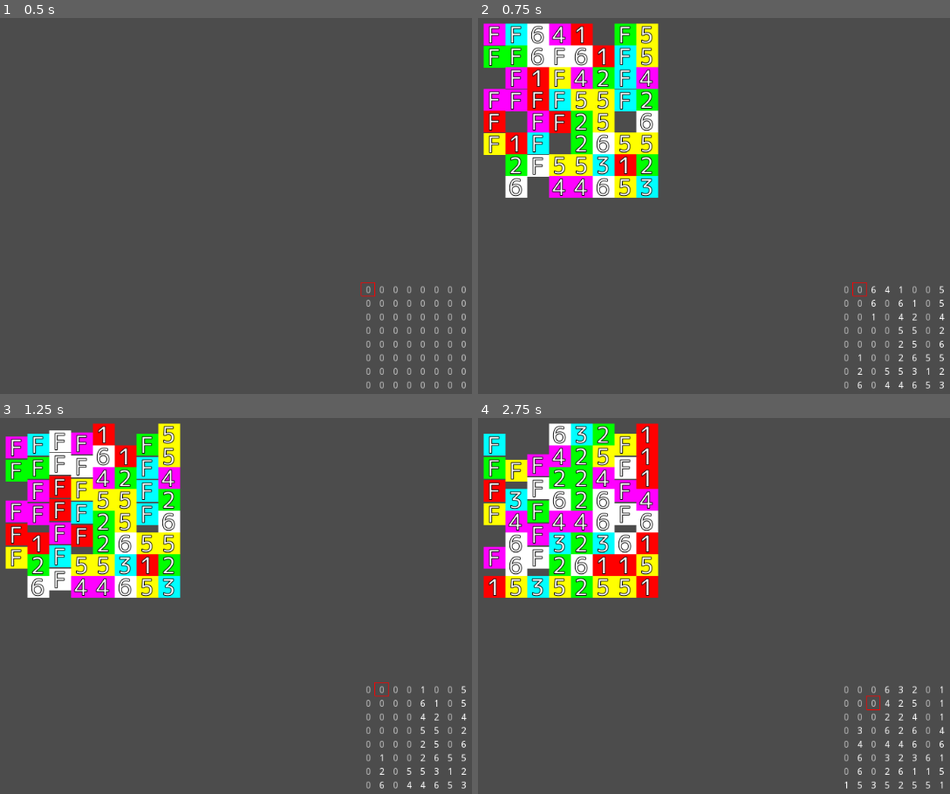
Above: before the commit, frames 1-4 (two rows, left to right).
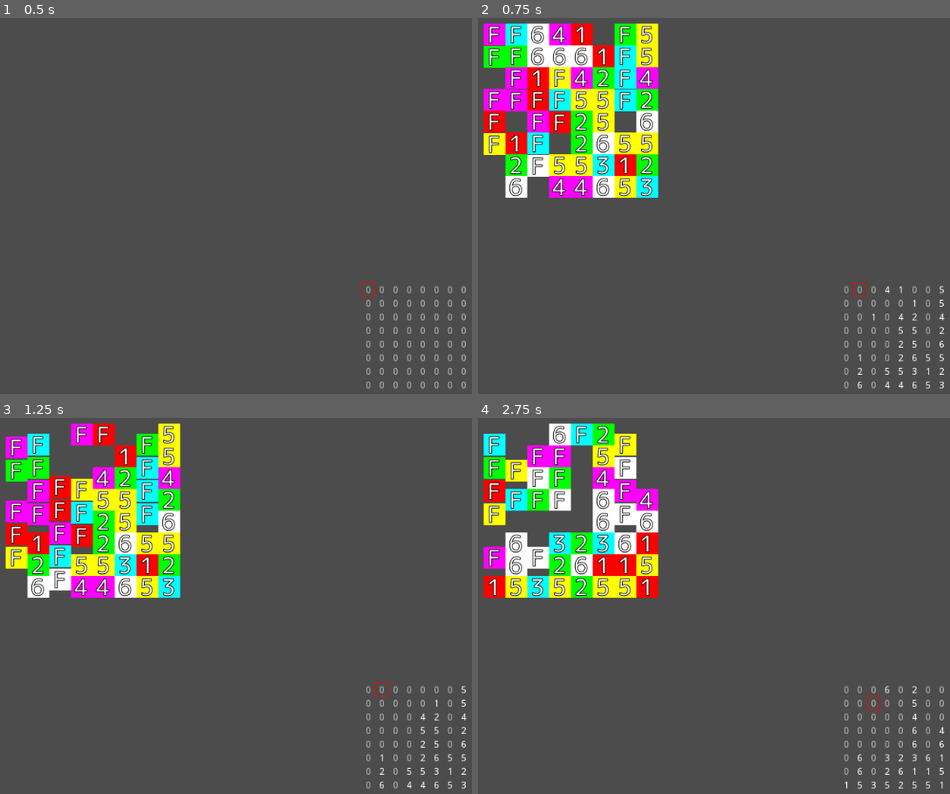
Above: after the commit, the same moments.

Repository: syun77/gd_match3
Game: Godot game, scene res://Main.tscn
Two runs of this game, one before a commit and one after it. Both use one fixed random seed, a clock stepped at 60 frames per second and the inputs below.
Inputs:
- Up to frame 1 (0.5 s): no input
- Up to frame 2 (0.75 s): tap Enter at 0.5 s; hold Right (ui_right) from 0.53 s (still down); tap R (ui_r) at 0.6 s
- Up to frame 3 (1.25 s): keep holding Right (ui_right)
- Up to frame 4 (2.75 s): release Right (ui_right) at 1.28 s; hold Down (ui_down) 1.28-2.03 s; tap R (ui_r) at 1.35, 2.1 s; hold Right (ui_right) from 2.03 s (still down)

Frame 1 is identical in both runs. In frame 2, 0.1% of the frame differs, in the area x 15-91%, y 7-77%; in frame 3, 1.5%; in frame 4, 4.0%, in the area x 5-99%, y 1-88%.

Commit message:
消去を実装

Diff:
--- a/TestMatch3/FieldMgr.gd
+++ b/TestMatch3/FieldMgr.gd
@@ -18,8 +18,8 @@
 # ----------------------------------------
 # メンバ変数.
 # ----------------------------------------
-var _field = Array2.new(WIDTH, HEIGHT)
-var _tiles = []
+var _field  = Array2.new(WIDTH, HEIGHT)
+var _tiles  = []
 
 onready var _layer = $Layer
 
@@ -27,6 +27,14 @@
 # メンバ関数.
 # ----------------------------------------
 func _process(_delta: float) -> void:
+
+	# 消滅したタイルを消しておく.
+	var tmp = []
+	for tile in _tiles:
+		if is_instance_valid(tile):
+			# 有効なタイルのみ追加
+			tmp.append(tile)
+	_tiles = tmp
 
 	# いったん初期化.
 	_field.fill(Array2.EMPTY)
@@ -40,6 +48,21 @@
 		var num = tile.get_id()
 		_field.setv(int(px), int(py), num)
 
+	# 消去リストを取得する.
+	var erase_list = check_erase()
+
+	# 消去実行.
+	for idx in erase_list:
+		var x = _field.to_x(idx)
+		var y = _field.to_y(idx)
+		var n = _field.getv(x, y)
+		print("erase[%d]: (x, y) = (%d, %d)"%[n, x, y])
+		_field.set_idx(idx, Array2.EMPTY)
+
+		# 消滅開始.
+		var tile = search_tile(x, y)
+		tile.start_vanish()
+
 func getv(i:int, j:int) -> int:
 	return _field.getv(i, j)
 
@@ -52,6 +75,19 @@
 			return true
 
 	return false
+
+# 指定の位置にあるタイルを探す.
+func search_tile(i:int, j:int) -> TileObj:
+	for tile in _tiles:
+		if tile.is_standby() == false:
+			continue
+
+		if tile.is_same_pos(i, j) == true:
+			# 座標が一致.
+			return tile
+
+	# 見つからなかった.
+	return null
 
 func _create_tile(id:int, x:int, y:int) -> void:
 	var tile = TileObj.instance()
@@ -73,13 +109,16 @@
 		var py = _field.to_y(idx)
 		_create_tile(v, px, py)
 
+	# いったん消しておきます.
+	_field.fill(Array2.EMPTY)
+
 func swap(x1:int, y1:int, x2:int, y2:int) -> void:
 	_field.swap(x1, y1, x2, y2)
 
 func fall() -> void:
 	_field.fall()
 
-func check_erase() -> void:
+func check_erase() -> PoolIntArray:
 	var erase_list = PoolIntArray()
 
 	# 1: 検索済み.
@@ -119,13 +158,8 @@
 		if list.has(idx) == false:
 			list.append(idx)
 
-	# 消去実行.
-	for idx in list:
-		var x = _field.to_x(idx)
-		var y = _field.to_y(idx)
-		var n = _field.getv(x, y)
-		print("erase[%d]: (x, y) = (%d, %d)"%[n, x, y])
-		_field.set_idx(idx, Array2.EMPTY)
+	return list
+
 
 func _check_erase_around(tmp:Array2, n:int, cnt:int, x:int, y:int, vx:int, vy:int) -> int:
 	# 移動先を調べる.
--- a/TestMatch3/Tile.gd
+++ b/TestMatch3/Tile.gd
@@ -9,7 +9,7 @@
 const GRAVITY_Y = 0.001
 
 # 消滅時間.
-const TIMER_VANISH = 1.0
+const TIMER_VANISH = 0.5
 
 enum eTile {
 	NONE = 0 # 無効なタイルID
@@ -118,6 +118,11 @@
 func is_standby() -> bool:
 	return _state == eState.STANDBY
 
+func is_same_pos(i:int, j:int) -> bool:
+	if i == int(_now_x) and j == int(_now_y):
+		return true
+	return false
+
 func start_vanish() -> void:
 	_state = eState.VANISH
 	_timer = TIMER_VANISH
@@ -154,9 +159,10 @@
 		eState.VANISH:
 			_timer -= delta
 			visible = true
-			if fmod(_timer, 0.2) < 0.1:
+			if fmod(_timer, 0.1) < 0.05:
 				visible = false
 			if _timer < 0:
-				_state = eState.HIDE
+				# 消滅する.
+				queue_free()
 
 	#_label.text += " X:%3.2f Y:%3.2f"%[_now_x, _now_y]
